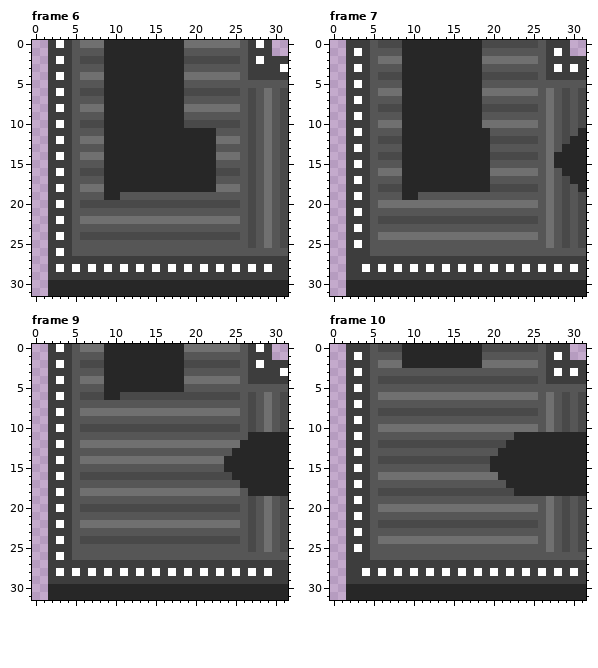
Pixel-art file, stored at Assets/Sprites/Conveyors/left up curve conv.aseprite. The picture above is the old version.
32x32 pixels, 11 frames. Shown: frame 6, frame 7, frame 9, frame 10. The commit also changed other frames, which this record leaves out.
The same view after the edit:
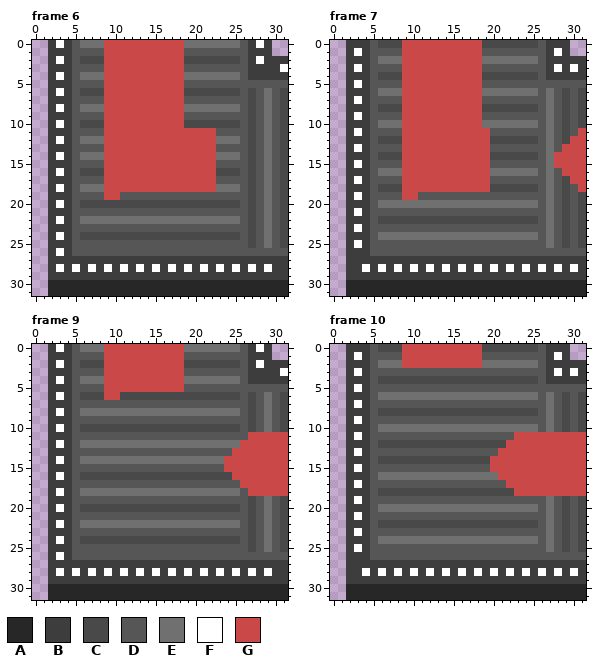
Palette (. is transparent): A #272727  B #3d3d3d  C #494949  D #565656  E #707070  F #ffffff  G #cb4848
Difference:
Frame 6, layer "Layer 7":
y 0..10: x 9..18 AAAAAAAAAA -> GGGGGGGGGG
y 11..18: x 9..22 AAAAAAAAAAAAAA -> GGGGGGGGGGGGGG
y 19: x 9..10 AA -> GG
Frame 7, layer "Layer 7":
y 0..10: x 9..18 AAAAAAAAAA -> GGGGGGGGGG
y 11: x 9..19 AAAAAAAAAAA -> GGGGGGGGGGG; x 31 A -> G
y 12: x 9..19 AAAAAAAAAAA -> GGGGGGGGGGG; x 30..31 AA -> GG
y 13: x 9..19 AAAAAAAAAAA -> GGGGGGGGGGG; x 29..31 AAA -> GGG
y 14..15: x 9..19 AAAAAAAAAAA -> GGGGGGGGGGG; x 28..31 AAAA -> GGGG
y 16: x 9..19 AAAAAAAAAAA -> GGGGGGGGGGG; x 29..31 AAA -> GGG
y 17: x 9..19 AAAAAAAAAAA -> GGGGGGGGGGG; x 30..31 AA -> GG
y 18: x 9..19 AAAAAAAAAAA -> GGGGGGGGGGG; x 31 A -> G
y 19: x 9..10 AA -> GG
Frame 9, layer "Layer 7":
y 0..5: x 9..18 AAAAAAAAAA -> GGGGGGGGGG
y 6: x 9..10 AA -> GG
y 11: x 27..31 AAAAA -> GGGGG
y 12: x 26..31 AAAAAA -> GGGGGG
y 13: x 25..31 AAAAAAA -> GGGGGGG
y 14..15: x 24..31 AAAAAAAA -> GGGGGGGG
y 16: x 25..31 AAAAAAA -> GGGGGGG
y 17: x 26..31 AAAAAA -> GGGGGG
y 18: x 27..31 AAAAA -> GGGGG
Frame 10, layer "Layer 7":
y 0..2: x 9..18 AAAAAAAAAA -> GGGGGGGGGG
y 11: x 23..31 AAAAAAAAA -> GGGGGGGGG
y 12: x 22..31 AAAAAAAAAA -> GGGGGGGGGG
y 13: x 21..31 AAAAAAAAAAA -> GGGGGGGGGGG
y 14..15: x 20..31 AAAAAAAAAAAA -> GGGGGGGGGGGG
y 16: x 21..31 AAAAAAAAAAA -> GGGGGGGGGGG
y 17: x 22..31 AAAAAAAAAA -> GGGGGGGGGG
y 18: x 23..31 AAAAAAAAA -> GGGGGGGGG
Boxes around the changes in both pictures, in picture pixels (x1, y1, x2, y2):
changed: (104, 40, 216, 200)
changed: (402, 40, 490, 200)
changed: (554, 128, 586, 192)
changed: (104, 344, 184, 400)
changed: (224, 432, 288, 496)
changed: (402, 344, 482, 368)
changed: (490, 432, 586, 496)
